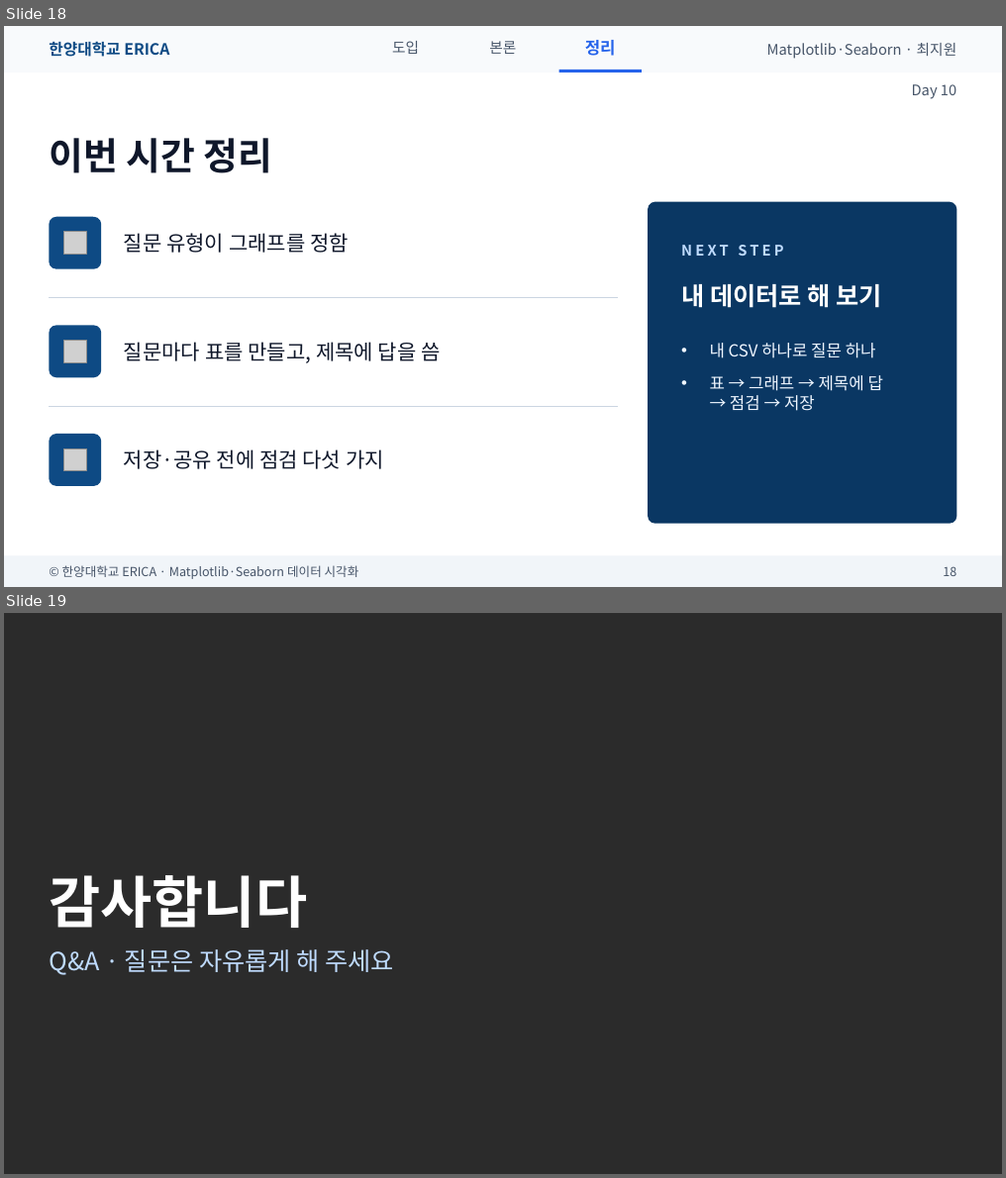
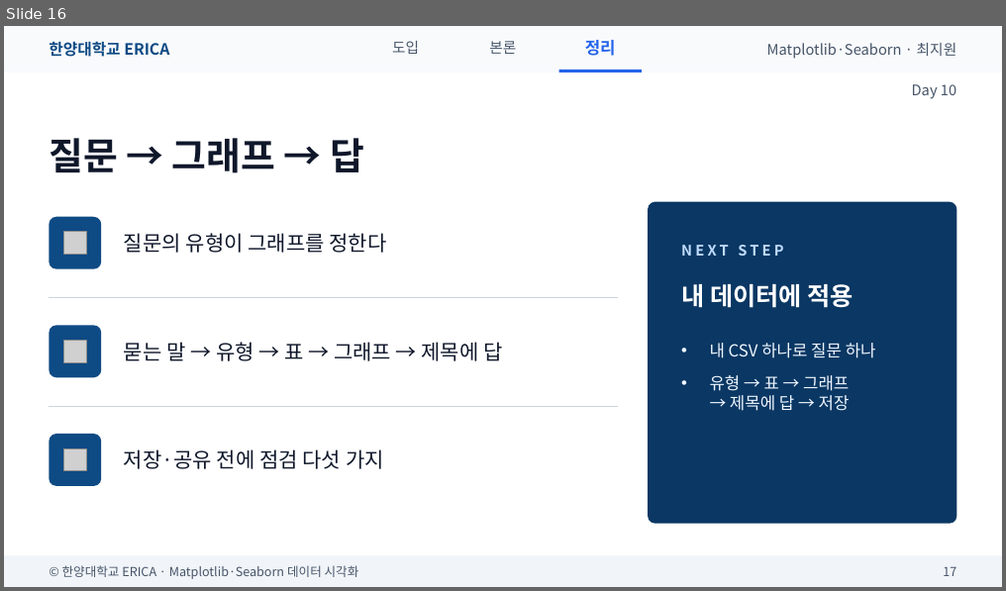
Before and after one commit to wonguwon/generate_lesson, a slide deck: materials/matplotlib-seaborn/ppt/Day10/Day10_미니프로젝트.pptx. Shown one above the other, each under a label of ours: slides 18 and 19 before the commit, slide 16 after it. The pictures are 1006x1178 and 1006x591 pixels, drawn with LibreOffice and Linux fonts; fonts in the diff are those of the drawing; grey boxes stand for pictures; background and template pictures are left out; a plain dark background stands for a picture behind light text. Boxes give left, top, right and bottom in pixels: in the first picture for what was removed or moved away, otherwise in the second. Text is boxed around its words. In the diff, an @@ line names an element or a change of style, - is before the commit and + after.

```diff
--- a/materials/matplotlib-seaborn/ppt/Day10/Day10_미니프로젝트.pptx
+++ b/materials/matplotlib-seaborn/ppt/Day10/Day10_미니프로젝트.pptx
@@ slide 19 removed at (4, 613, 1002, 1174), background picture (left out) @@
@@ title removed at (49, 875, 307, 928) @@
-감사합니다
@@ text removed at (49, 950, 394, 975) @@
-Q&A · 질문은 자유롭게 해 주세요
@@ what was slide 18 is now slide 16 @@
@@ slide 16 changed as well @@
@@ title at (49, 138, 364, 174): text changed @@
-이번 시간 정리
+질문 → 그래프 → 답
@@ text at (124, 233, 387, 253): text changed @@
-질문 유형이 그래프를 정함
+질문의 유형이 그래프를 정한다
@@ text at (681, 284, 853, 308): text changed @@
-내 데이터로 해 보기
+내 데이터에 적용
@@ text at (124, 342, 502, 362): text changed @@
-질문마다 표를 만들고, 제목에 답을 씀
+묻는 말 → 유형 → 표 → 그래프 → 제목에 답
@@ text at (710, 375, 849, 411): text changed @@
-• 표 → 그래프 → 제목에 답
-  → 점검 → 저장
+• 유형 → 표 → 그래프
+  → 제목에 답 → 저장
@@ text at (943, 568, 956, 576): text changed @@
-18
+17
```
Also in this commit, not shown: 13 other slides changed, 1 slide added, 3 other slides removed, 3 other files.
